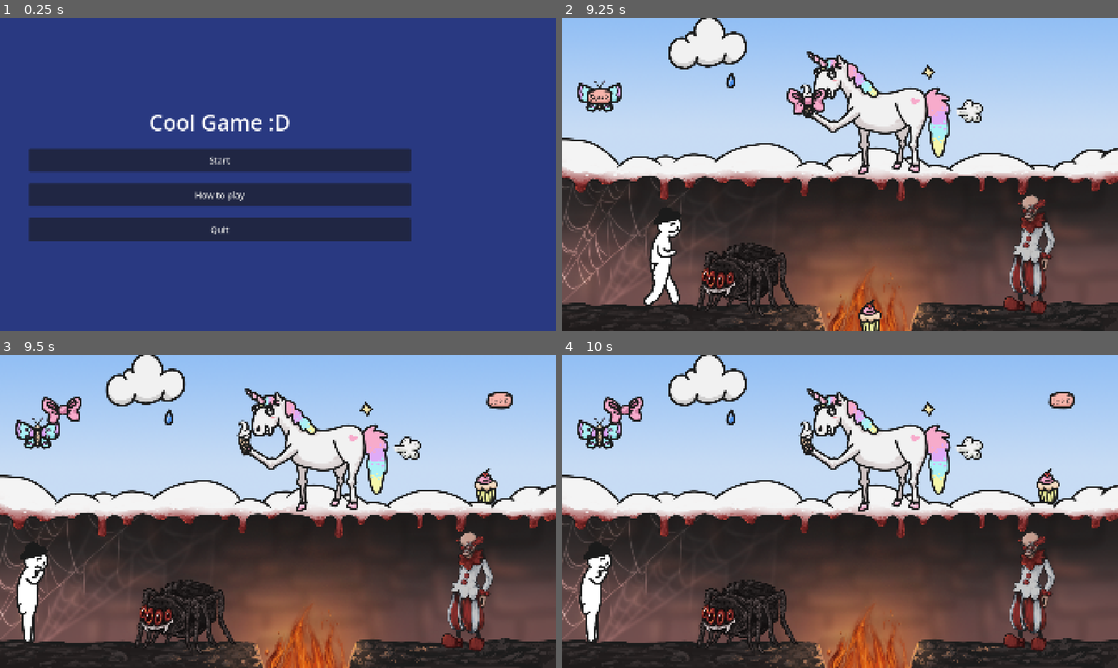
Above: before the commit, frames 1-4 (two rows, left to right).
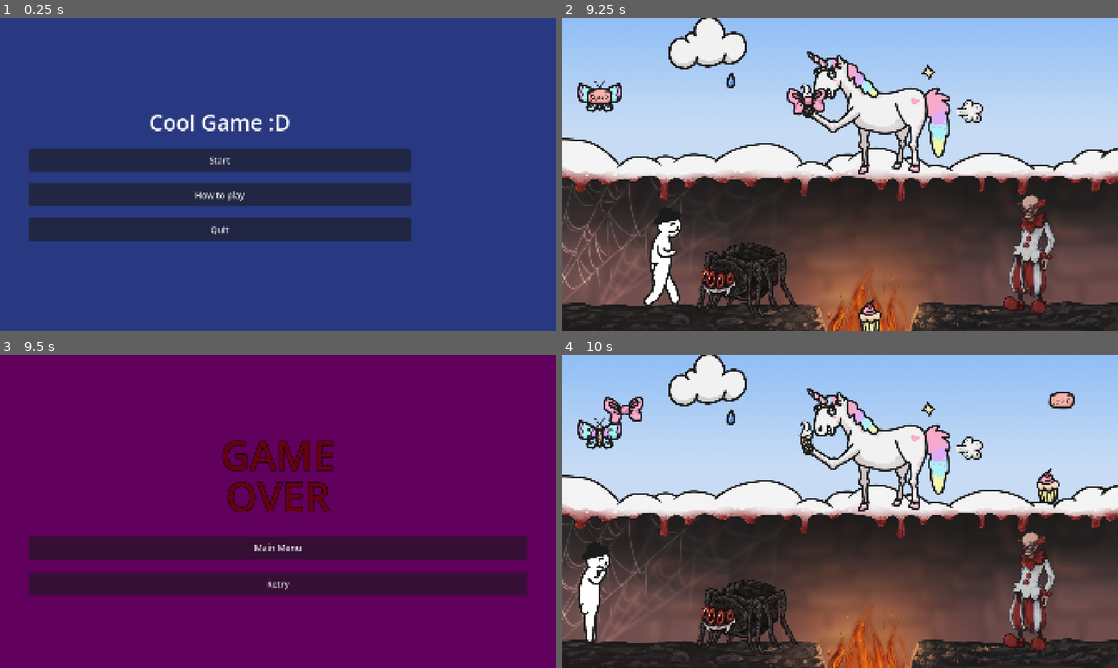
Above: after the commit, the same moments.

Repository: myryk31415/bimm-game-jam
Game: Godot game, scene res://scenes/main_menu.tscn
Two runs of this game, one before a commit and one after it. Both use one fixed random seed, a clock stepped at 60 frames per second and the inputs below. The engine's default icon, where the game draws it, is replaced by a stand-in: a white triangle on a blue panel in a dark square.
Inputs (mouse positions are in pixels of both pictures, inside the frame that each line leads up to):
- Up to frame 1 (0.25 s): no input
- Up to frame 2 (9.25 s): click "Start" at 0.5 s; tap Enter (ui_accept) at 1.25, 2, 4.25 s; drag from (745, 280) to (878, 111) at 1.27 s; drag from (878, 111) to (745, 280) at 2.02 s; move the mouse to (806, 102) at 2.77 s; hold Left (left) 2.78-3.5 s; tap C (flip) at 2.85, 5.85, 8.85 s; click (806, 102) at 2.92 s; drag from (867, 318) to (878, 111) at 3.52 s; drag from (600, 96) to (806, 102) at 4.27 s; drag from (623, 74) to (806, 102) at 5.02 s; move the mouse to (967, 111) at 5.77 s; hold Right (right) 5.78-6.5 s; click (967, 111) at 5.92 s; drag from (1045, 149) to (867, 318) at 6.52 s; drag from (1062, 61) to (600, 96) at 7.27 s; drag from (928, 71) to (806, 102) at 8.02 s; move the mouse to (728, 80) at 8.77 s; hold Right (right) from 8.78 s (still down); click (728, 80) at 8.92 s
- Up to frame 3 (9.5 s): keep holding Right (right)
- Up to frame 4 (10 s): release Right (right) at 9.5 s; click (840, 583) at 9.5 s, where only the run after the commit has a clickable "Retry"

Frames 1-2 are identical in both runs. In frame 3, 96% of the frame differs, in the area x 0-100%, y 0-100%; in frame 4, 0.5%.

Commit message:
differentiate death and level_end
Signed-off-by: Paul Adam <adamp@posteo.de>

Diff:
--- a/project.godot
+++ b/project.godot
@@ -24,6 +24,7 @@
 [global_group]
 
 EndLevel=""
+KillPlayer=""
 
 [input]
 
--- a/scenes/level_1.tscn
+++ b/scenes/level_1.tscn
@@ -77,7 +77,7 @@
 [node name="Player" parent="." unique_id=1278691344 instance=ExtResource("2_rus8k")]
 position = Vector2(108, 820)
 
-[node name="Spider" parent="." unique_id=996746160 groups=["EndLevel"] instance=ExtResource("8_15mv3")]
+[node name="Spider" parent="." unique_id=996746160 groups=["KillPlayer"] instance=ExtResource("8_15mv3")]
 position = Vector2(640, 904)
 texture = ExtResource("7_pa8r4")
 sounds = Array[AudioStream]([ExtResource("8_2cbcq"), ExtResource("9_bamb7"), ExtResource("10_8jqp6"), ExtResource("11_j …(207 unchanged characters)…
@@ -93,7 +93,7 @@
 texture = ExtResource("9_e3sih")
 sounds = Array[AudioStream]([ExtResource("28_ensge"), ExtResource("29_qb2q0"), ExtResource("30_x3eym"), ExtResource("16_wbtxt")])
 
-[node name="Fire" parent="." unique_id=2146614021 groups=["EndLevel"] instance=ExtResource("8_15mv3")]
+[node name="Fire" parent="." unique_id=2146614021 groups=["KillPlayer"] instance=ExtResource("8_15mv3")]
 position = Vector2(1064, 1032)
 texture = ExtResource("10_2y5yt")
 sounds = Array[AudioStream]([ExtResource("33_ffvxj"), ExtResource("13_wbtxt")])
@@ -158,10 +158,11 @@
 texture = ExtResource("18_tr1x6")
 sounds = Array[AudioStream]([ExtResource("28_ensge"), ExtResource("29_qb2q0"), ExtResource("30_x3eym"), ExtResource("16_wbtxt")])
 
-[node name="Clown" parent="." unique_id=757569316 instance=ExtResource("8_15mv3")]
+[node name="Clown" parent="." unique_id=757569316 groups=["KillPlayer"] instance=ExtResource("8_15mv3")]
 position = Vector2(1638, 813)
 texture = ExtResource("45_jscgt")
 
+[connection signal="died" from="Player" to="." method="_on_player_died"]
 [connection signal="end_level" from="Player" to="." method="_on_player_end_level"]
 [connection signal="interaction" from="Bow" to="." method="_on_bow_interaction"]
 [connection signal="interaction" from="WaterDrop" to="." method="_on_water_drop_interaction"]
--- a/scenes/level_boundaries.tscn
+++ b/scenes/level_boundaries.tscn
@@ -33,6 +33,6 @@
 scale = Vector2(68, 1)
 shape = SubResource("RectangleShape2D_u3vv1")
 
-[node name="FloorKill" type="CollisionShape2D" parent="." unique_id=596808966 groups=["EndLevel"]]
+[node name="FloorKill" type="CollisionShape2D" parent="." unique_id=596808966 groups=["KillPlayer"]]
 position = Vector2(0, 2160)
 shape = SubResource("WorldBoundaryShape2D_c41w6")
--- a/scripts/level_1.gd
+++ b/scripts/level_1.gd
@@ -8,12 +8,9 @@
 
 
 # Called every frame. 'delta' is the elapsed time since the previous frame.
-func _process(delta: float) -> void:
+func _process(_delta: float) -> void:
 	pass
 
-
-func _on_player_end_level() -> void:
-	reset()
 
 func reset():
 	get_tree().change_scene_to_file("res://scenes/" + get_tree().current_scene.name.to_snake_case() + ".tscn")
@@ -30,3 +27,11 @@
 	add_child(cute_spider)
 	$Spider.queue_free()
 	$Bow.queue_free()
+
+
+func _on_player_died() -> void:
+	get_tree().change_scene_to_file("res://scenes/game_over.tscn")
+
+
+func _on_player_end_level() -> void:
+	reset()
--- a/scripts/player.gd
+++ b/scripts/player.gd
@@ -3,6 +3,7 @@
 @onready var walking_sound = $walking_sound
 
 signal end_level
+signal died
 
 const SPEED = 300.0
 const JUMP_VELOCITY = -400.0
@@ -50,18 +51,25 @@
 		var collision = get_slide_collision(i)
 		var collider = collision.get_collider()
 		if collider is Node:
-			if collider.is_in_group("EndLevel"):
+			if collider.is_in_group("KillPlayer"):
 				die()
 		var collider_shape = collision.get_collider_shape()
 		if collider_shape is Node:
-			if collider_shape.is_in_group("EndLevel"):
+			if collider_shape.is_in_group("KillPlayer"):
 				die()
+			elif collider_shape.is_in_group("EndLevel"):
+				end()
 
 func die():
 	if not game_ended:
 		%AnimationPlayer.play("death")
 		game_ended = true
-		emit_signal("end_level")
+		died.emit()
+
+func end():
+	if not game_ended:
+		game_ended = true
+		end_level.emit
 
 func _on_animation_player_animation_finished(anim_name: StringName) -> void:
 	if anim_name == "flip":
